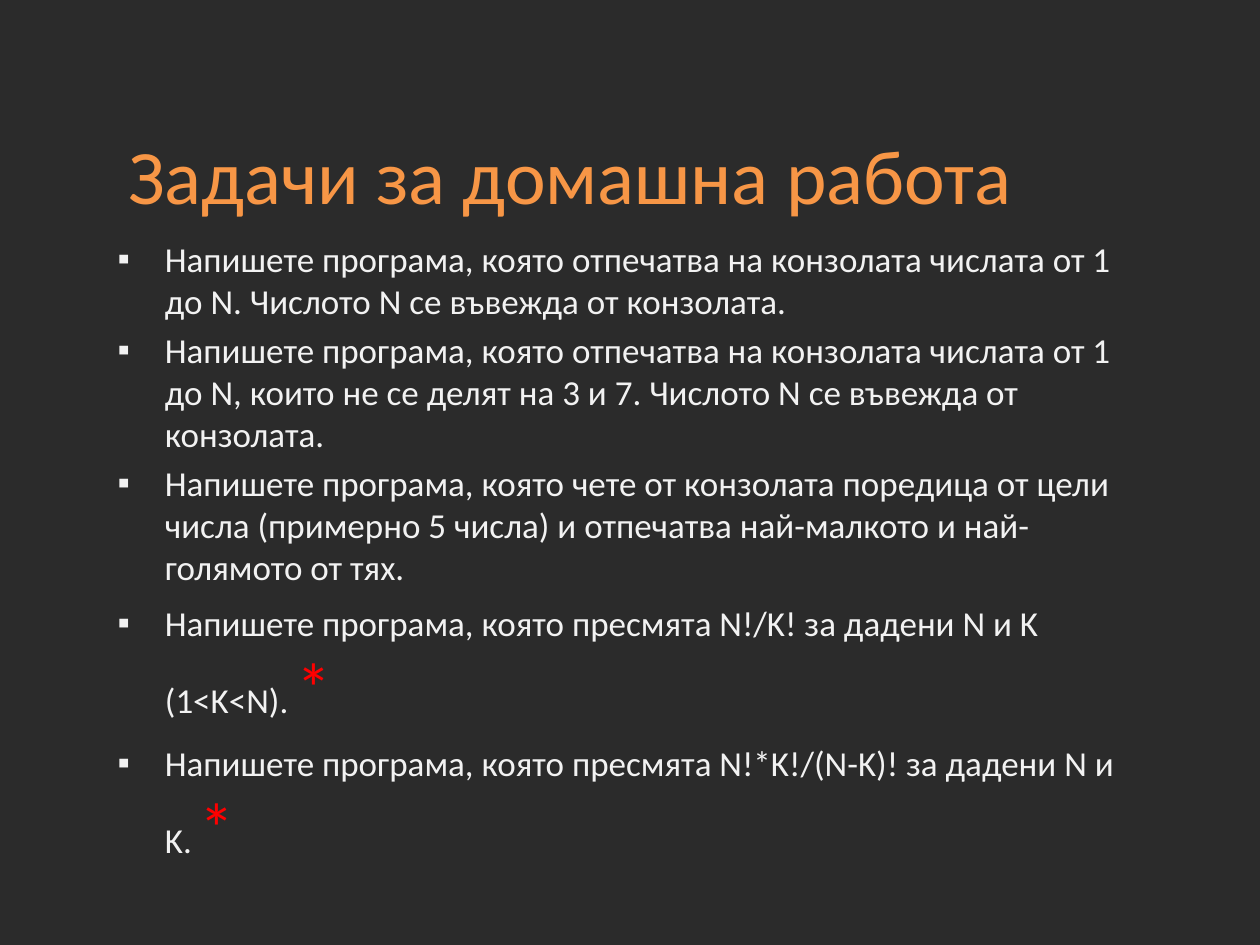
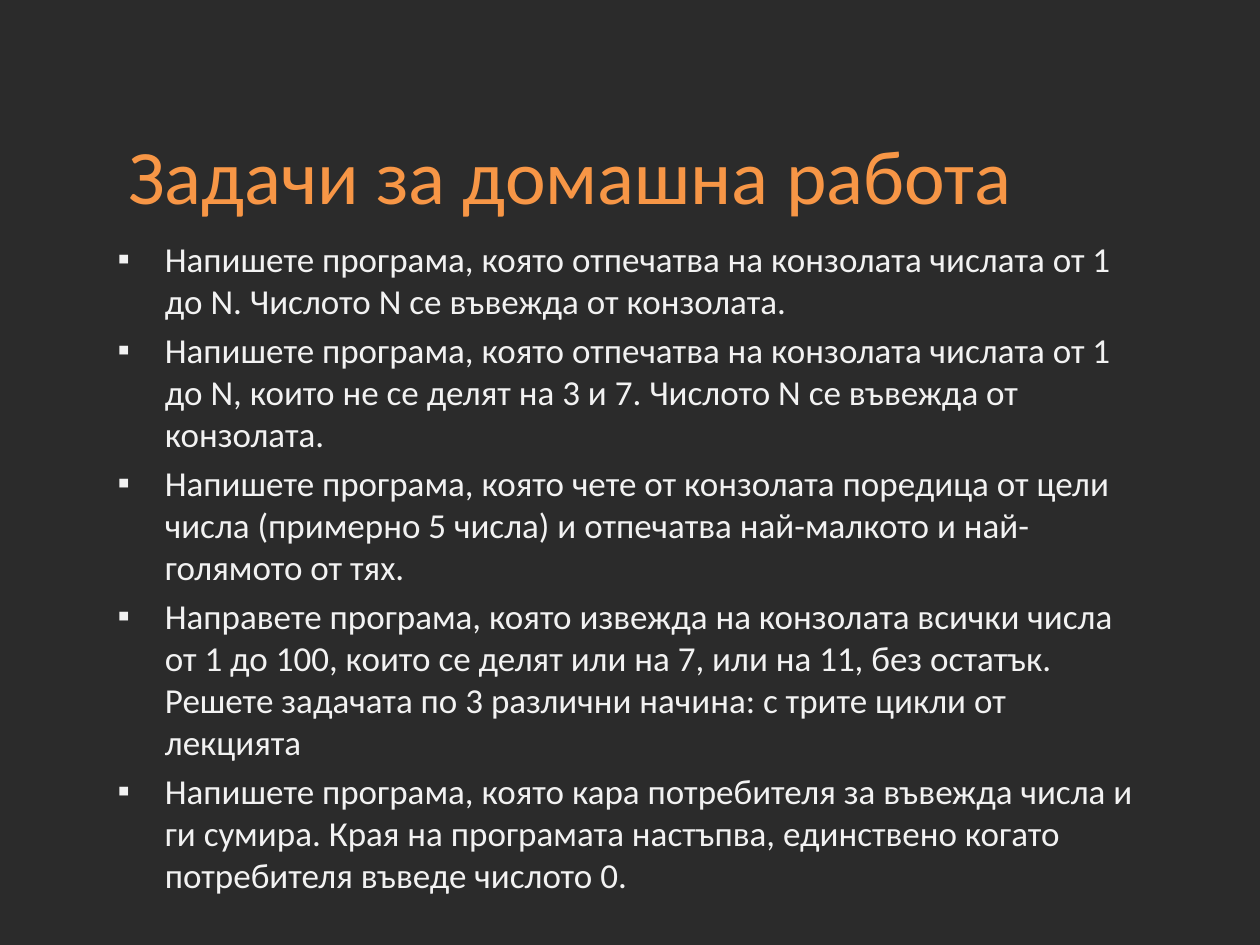
Before and after one commit to Academy-Soft-Intellect/Introduction-Into-Programming-Online, a slide deck: slide 20 of 05-Loops.pptx (slide 23 before the commit). Drawn at 1260x945 pixels with LibreOffice and Linux fonts; fonts in the diff are those of the drawing; background and template pictures are left out; a plain dark background stands for a picture behind light text. Boxes give left, top, right and bottom in pixels: in the first picture for what was removed or moved away, otherwise in the second. Text is boxed around its words. In the diff, an @@ line names an element or a change of style, - is before the commit and + after.

Commit message:
Update

```diff
--- a/05-Loops.pptx
+++ b/05-Loops.pptx
@@ text at <box>165,606,1132,894</box>: text changed @@
-▪ Напишете програма, която пресмята N!/K! за дадени N и K (1<K<N). *
-▪ Напишете програма, която пресмята N!*K!/(N-K)! за дадени N и K. *
+▪ Направете програма, която извежда на конзолата всички числа от 1 до 100, които се делят или на 7, или на 11, без остатък. Решете задачата по 3 различни начина: с трите цикли от лекцията
+▪ Напишете програма, която кара потребителя за въвежда числа и ги сумира. Края на програмата настъпва, единствено когато потребителя въведе числото 0.
```
Also in this commit, not shown: 1 slide added, 3 slides removed.
